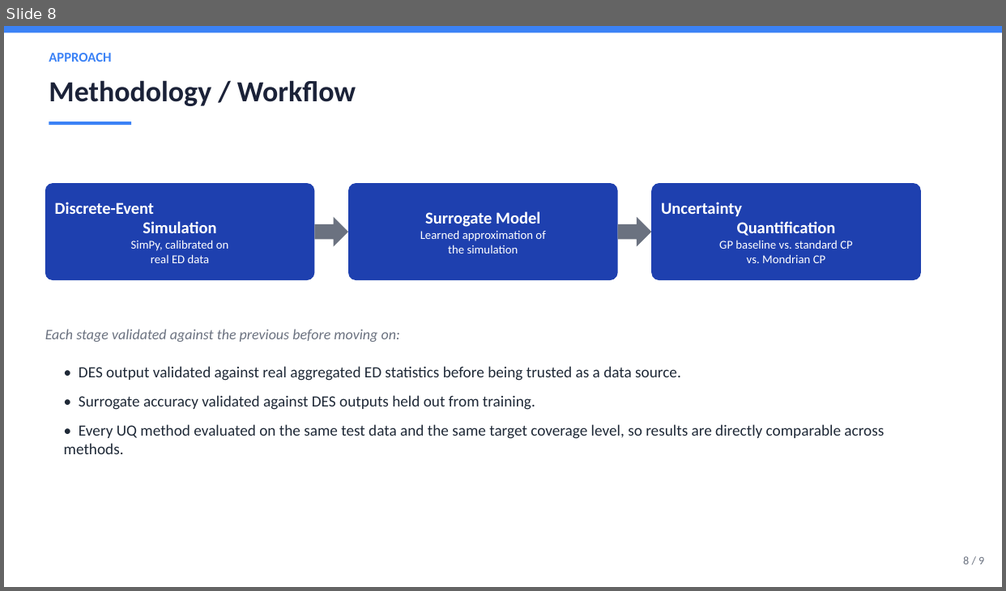
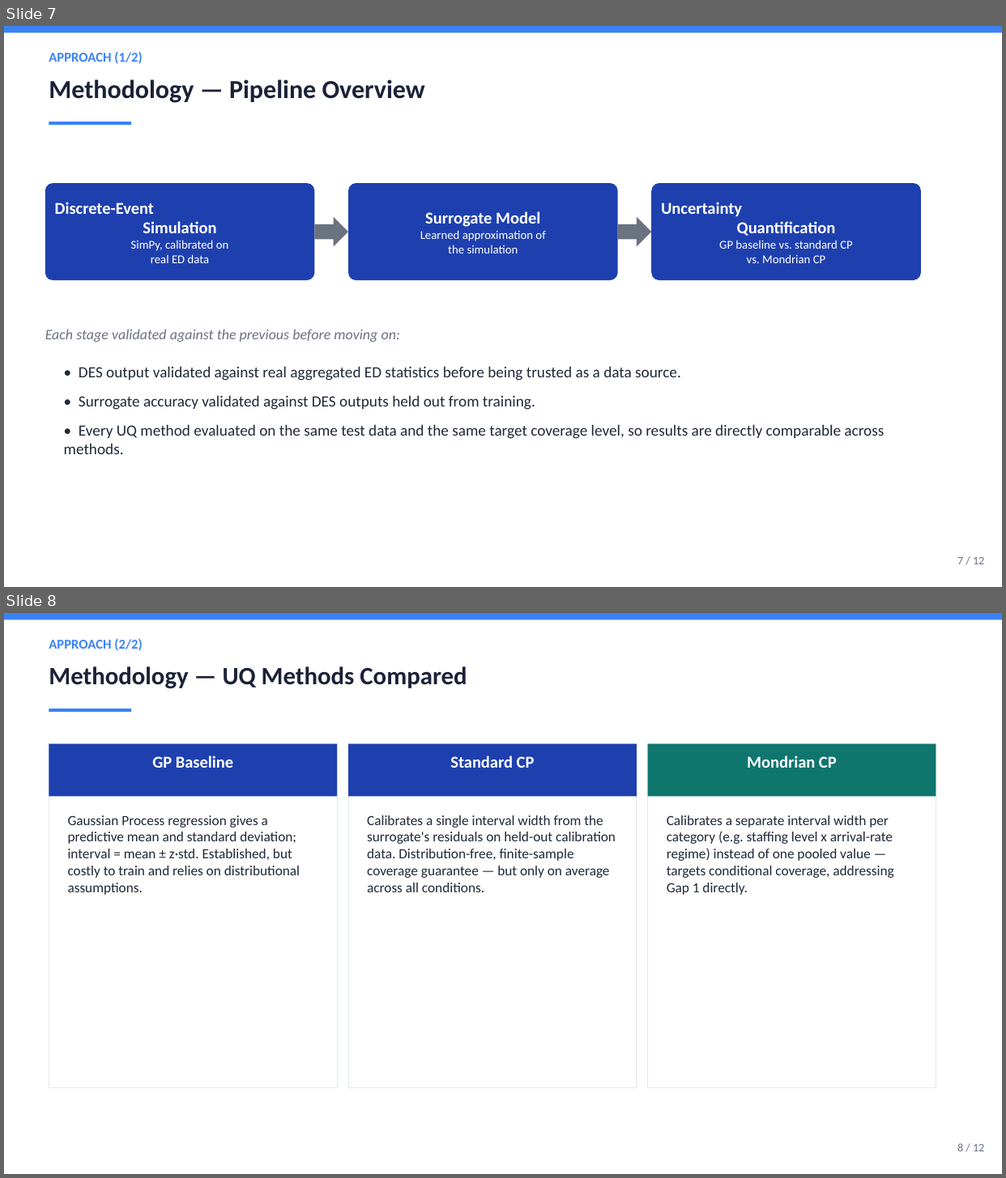
Before and after one commit to DUNE-ODYSSEY/Mondrian-Conformal-Prediction-On-Discrete-Event-Simulation, a slide deck: slides/zeroth_review.pptx. Shown one above the other, each under a label of ours: slide 8 before the commit, slides 7 and 8 after it. The pictures are 1006x591 and 1006x1178 pixels, drawn with LibreOffice and Linux fonts; fonts in the diff are those of the drawing. Boxes give left, top, right and bottom in pixels: in the first picture for what was removed or moved away, otherwise in the second. Text is boxed around its words. In the diff, an @@ line names an element or a change of style, - is before the commit and + after.

Commit message:
Restructure zeroth review PPT to professor's required template (TOC, lit review table, research gap, results, references); fix multi-line table cell font bug; begin Department B generalization pipeline

```diff
--- a/slides/zeroth_review.pptx
+++ b/slides/zeroth_review.pptx
@@ slide 8 added at (4,613,1002,1174), background #FFFFFF @@
@@ rectangle added at (4,613,1002,619), fill #3B82F6 @@
@@ text added at (49,639,142,651), 13 pt, text #3B82F6, bold @@
+APPROACH (2/2)
@@ text added at (49,666,467,689), 24 pt, text #1B2238, bold @@
+Methodology — UQ Methods Compared
@@ rectangle added at (49,709,131,712), fill #3B82F6 @@
@@ rectangle added at (49,744,337,1088), fill #FFFFFF, outline #E2E8F0 0.75 pt @@
@@ rectangle added at (49,744,337,796), fill #1E40AF @@
@@ text added at (152,756,233,768), 16 pt, text #FFFFFF, bold @@
+GP Baseline
@@ rectangle added at (348,744,637,1088), fill #FFFFFF, outline #E2E8F0 0.75 pt @@
@@ rectangle added at (348,744,637,796), fill #1E40AF @@
@@ text added at (450,756,535,768), 16 pt, text #FFFFFF, bold @@
+Standard CP
@@ rectangle added at (648,744,936,1088), fill #FFFFFF, outline #E2E8F0 0.75 pt @@
@@ rectangle added at (648,744,936,796), fill #0F766E @@
@@ text added at (747,756,837,768), 16 pt, text #FFFFFF, bold @@
+Mondrian CP
@@ text added at (68,815,300,895), 13.5 pt, text #1F2937 @@
+Gaussian Process regression gives a predictive mean and standard deviation; interval = mean ± z·std. Established, but costly to train and relies on distributional assumptions.
@@ text added at (367,815,616,892), 13.5 pt, text #1F2937 @@
+Calibrates a single interval width from the surrogate's residuals on held-out calibration data. Distribution-free, finite-sample coverage guarantee — but only on average across all conditions.
@@ text added at (667,815,893,895), 13.5 pt, text #1F2937 @@
+Calibrates a separate interval width per category (e.g. staffing level x arrival-rate regime) instead of one pooled value — targets conditional coverage, addressing Gap 1 directly.
@@ text added at (957,1144,984,1152), 11 pt, text #6B7280 @@
+8 / 12
@@ what was slide 8 is now slide 7 @@
@@ slide 7 changed as well @@
@@ text at (49,52,142,64): text changed @@
-APPROACH
+APPROACH (1/2)
@@ text at (49,79,425,103): text changed; size 28 to 25 pt @@
-Methodology / Workflow
+Methodology — Pipeline Overview
@@ text at (957,557,984,565): text changed @@
-8 / 9
+7 / 12
```
Also in this commit, not shown: 5 other slides changed, 5 other slides added, 3 slides removed, 19 other files.
